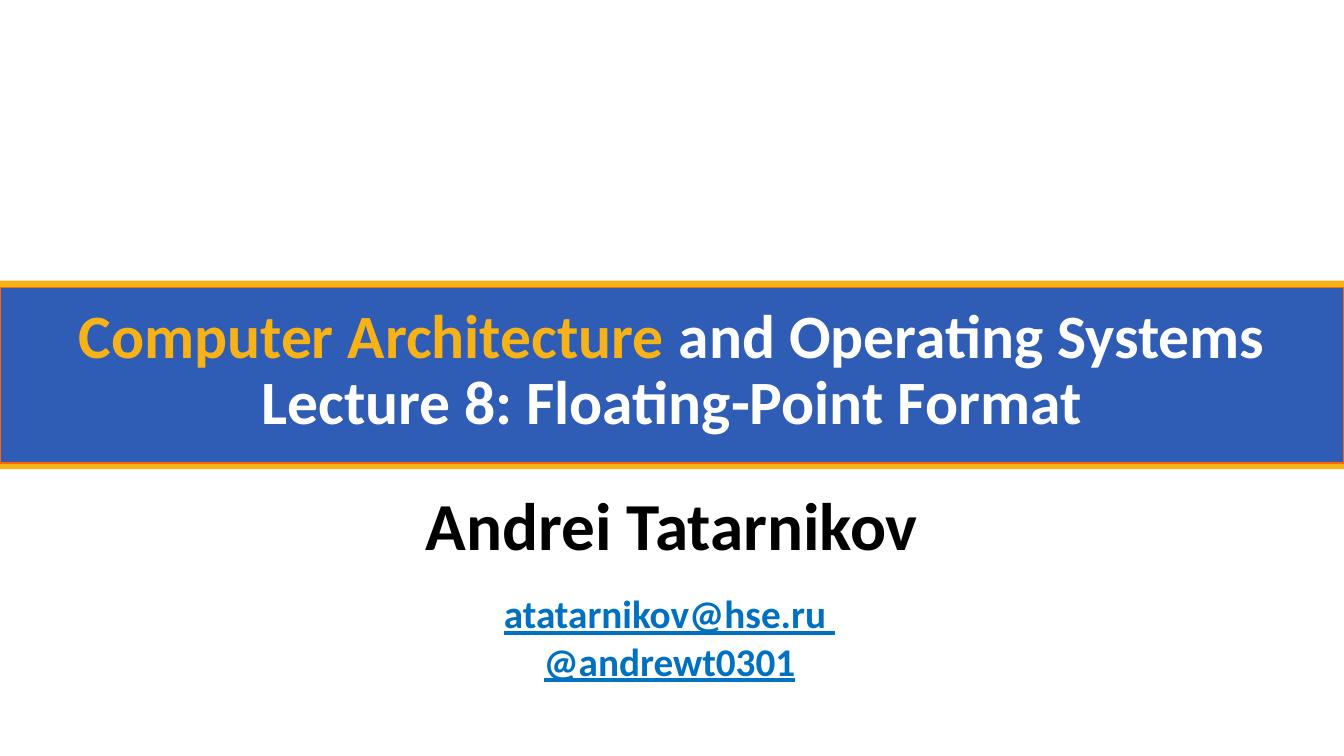
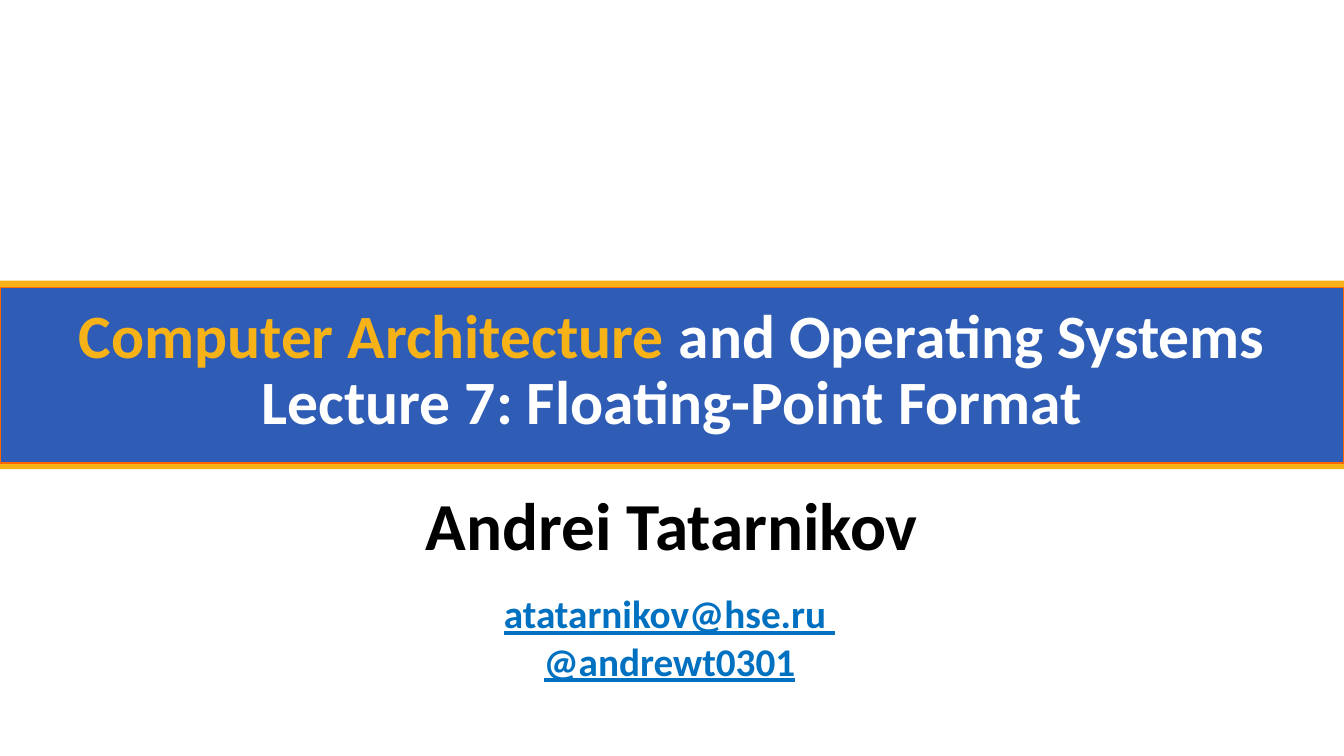
Before and after one commit to andrewt0301/hse-acos-course, a slide deck: slide 1 of docs/part1ca/07_FP/CA_Lecture_07.pptx. Drawn at 1344x756 pixels with LibreOffice and Linux fonts; fonts in the diff are those of the drawing; background and template pictures are left out. Boxes give left, top, right and bottom in pixels: in the first picture for what was removed or moved away, otherwise in the second. Text is boxed around its words. In the diff, an @@ line names an element or a change of style, - is before the commit and + after.

```diff
--- a/docs/part1ca/07_FP/CA_Lecture_07.pptx
+++ b/docs/part1ca/07_FP/CA_Lecture_07.pptx
@@ title at <box>79,314,1264,435</box>: text changed @@
-Computer Architecture and Operating Systems
-Lecture 8: Floating-Point Format
+Computer Architecture and Operating Systems
+Lecture 7: Floating-Point Format
```
Also in this commit, not shown: 3 other files.
